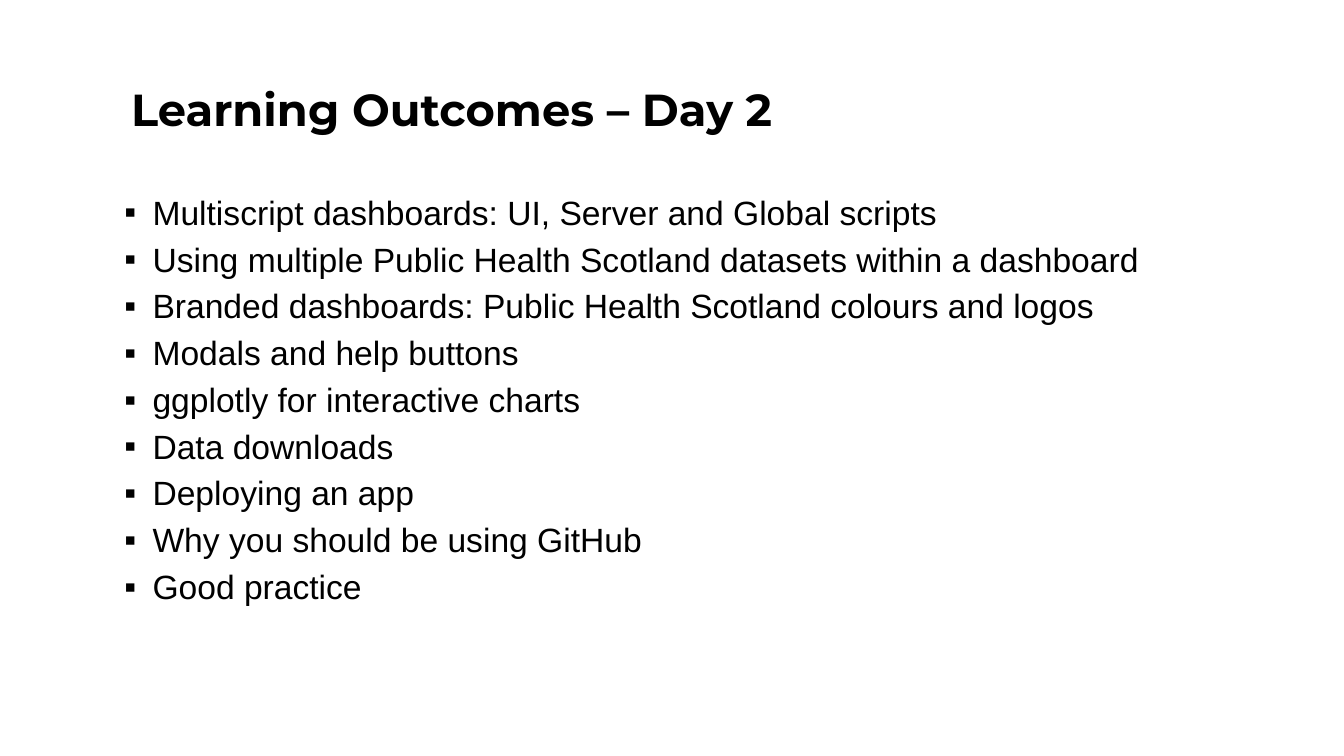
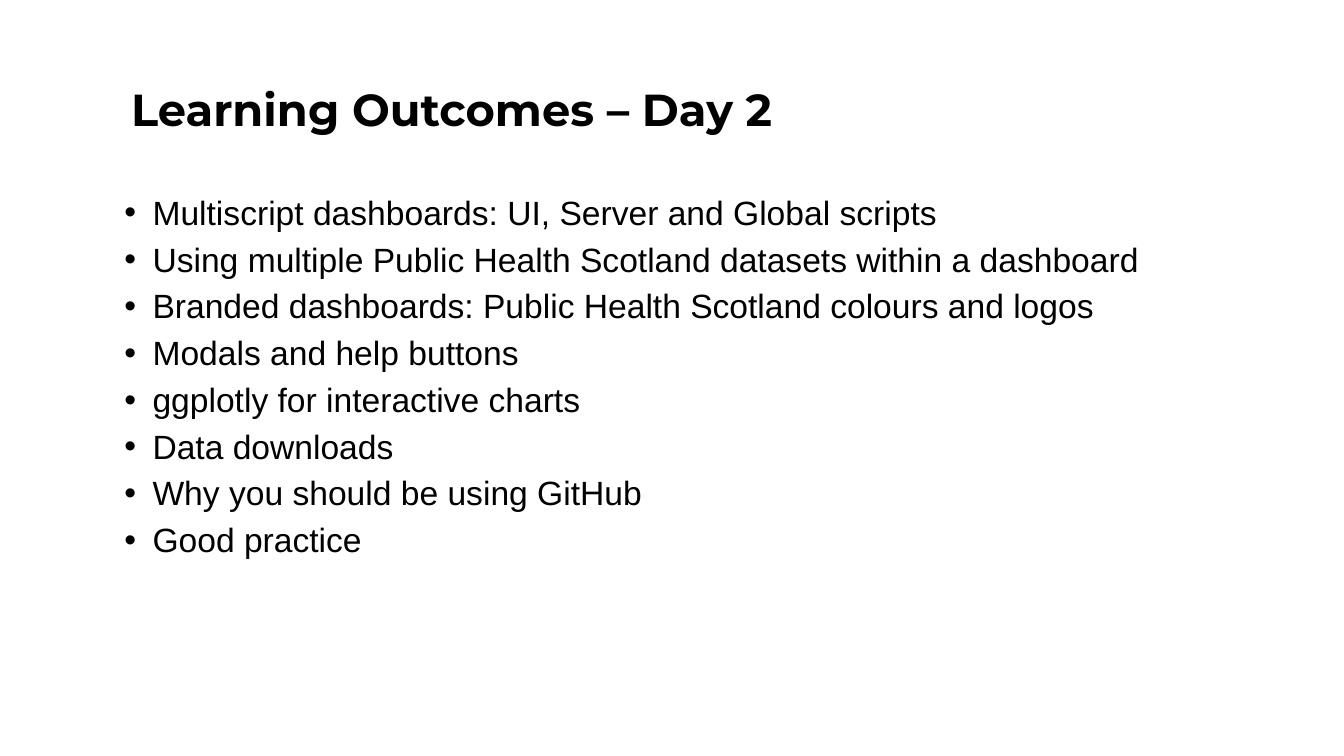
Before and after one commit to Public-Health-Scotland/learn-shiny, a slide deck: slide 2 of Day 2/slides/Shiny_Day_2.pptx. Drawn at 1344x756 pixels with LibreOffice and Linux fonts; fonts in the diff are those of the drawing; background and template pictures are left out. Boxes give left, top, right and bottom in pixels: in the first picture for what was removed or moved away, otherwise in the second. Text is boxed around its words. In the diff, an @@ line names an element or a change of style, - is before the commit and + after.

```diff
--- a/Day 2/slides/Shiny_Day_2.pptx
+++ b/Day 2/slides/Shiny_Day_2.pptx
@@ text "Multiscript dashboards: UI, Server and ..." at (153, 200, 1139, 559): bullet ▪ to • @@
@@ text at (153, 480, 414, 512): paragraph removed @@
-▪ Deploying an app
```
Also in this commit, not shown: 7 other slides changed, 1 slide removed, 1 other file.
